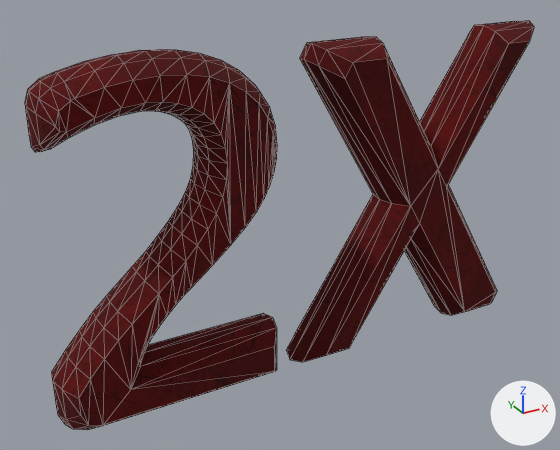
The glTF model client/assets/models/props/power_ups/double_points.glb as it was, and as the next commit left it.
Both versions are drawn from a camera (50 mm lens) standing at (-0.115, -0.2151, 0.155) and looking at (-0.0006, -0.0072, 0.0511). The lights are fixed; the arrows at lower right show +X, +Y and +Z. The picture after the commit comes second. Mesh edges are drawn as thin lines. Where no turn or scale is listed for an object, it has been applied to the vertices.

In view in the first picture: 'typeMesh1_typeBlinn_0'.
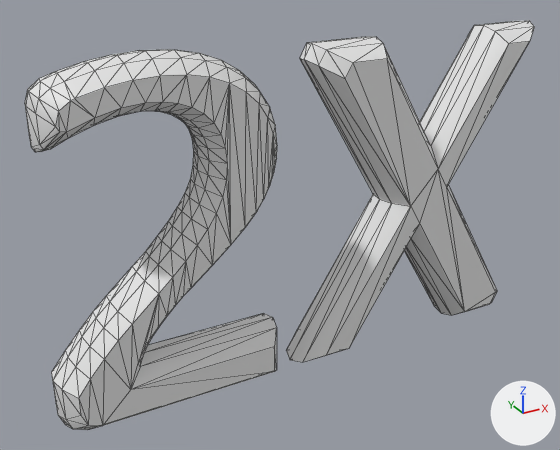
What changed in the scene script:
```text
Change me_typemesh1_typeblinn_0:
    where me_typemesh1_typeblinn_0.from_pydata(...)  # 391 vertices, 774 faces; spans x -0.08..0.099, y -0.02..0.0, z -0.001..0.113
    remove me_typemesh1_typeblinn_0.materials.append(mat_typeblinn)
```

Pixel boxes (x1, y1, x2, y2) of what changed, in the pictures (560 x 450 px):
'typeMesh1_typeBlinn_0', recoloured (red to white)
    both: (25, 20, 534, 430)
